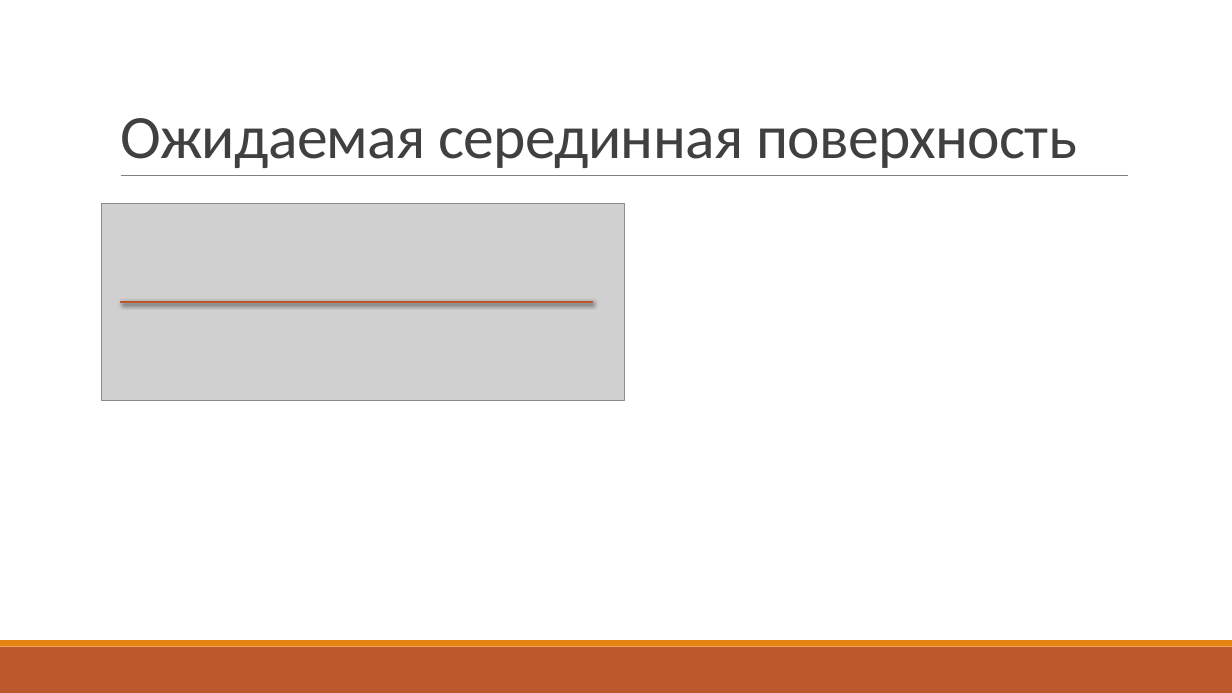
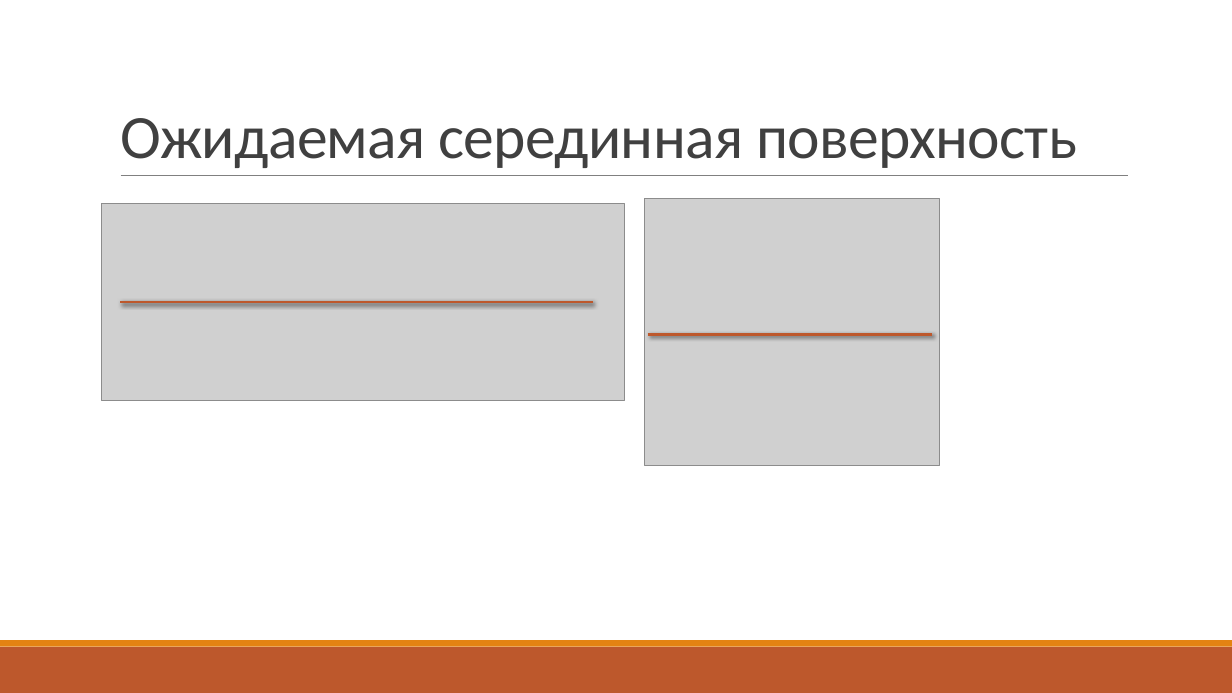
Before and after one commit to UNN-ITMM-AI381607m/middle-surface-proj, a slide deck: slide 13 of doc/publication/презентация.pptx. Drawn at 1232x693 pixels with LibreOffice and Linux fonts; fonts in the diff are those of the drawing; grey boxes stand for pictures. Boxes give left, top, right and bottom in pixels: in the first picture for what was removed or moved away, otherwise in the second. Text is boxed around its words. In the diff, an @@ line names an element or a change of style, - is before the commit and + after.

Commit message:
еще примерчик добавила

```diff
--- a/doc/publication/презентация.pptx
+++ b/doc/publication/презентация.pptx
@@ picture added at <box>645,198,940,466</box> @@
@@ line added from (648, 335) to (933, 335), #BD582C 2 pt @@
```
